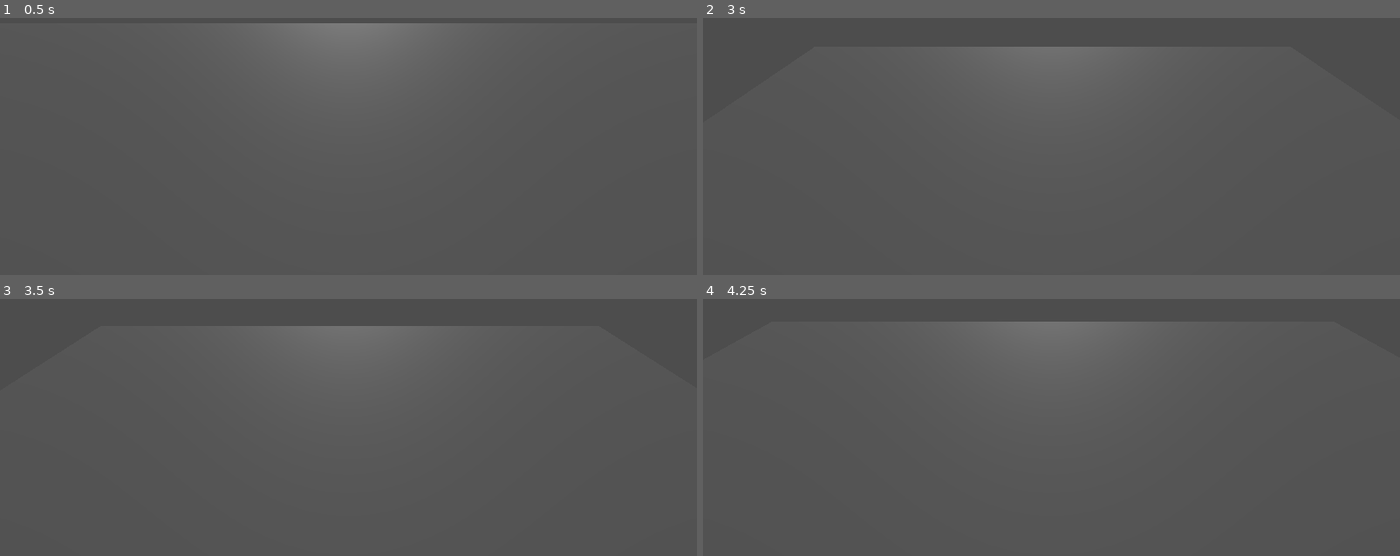
Above: before the commit, frames 1-4 (two rows, left to right).
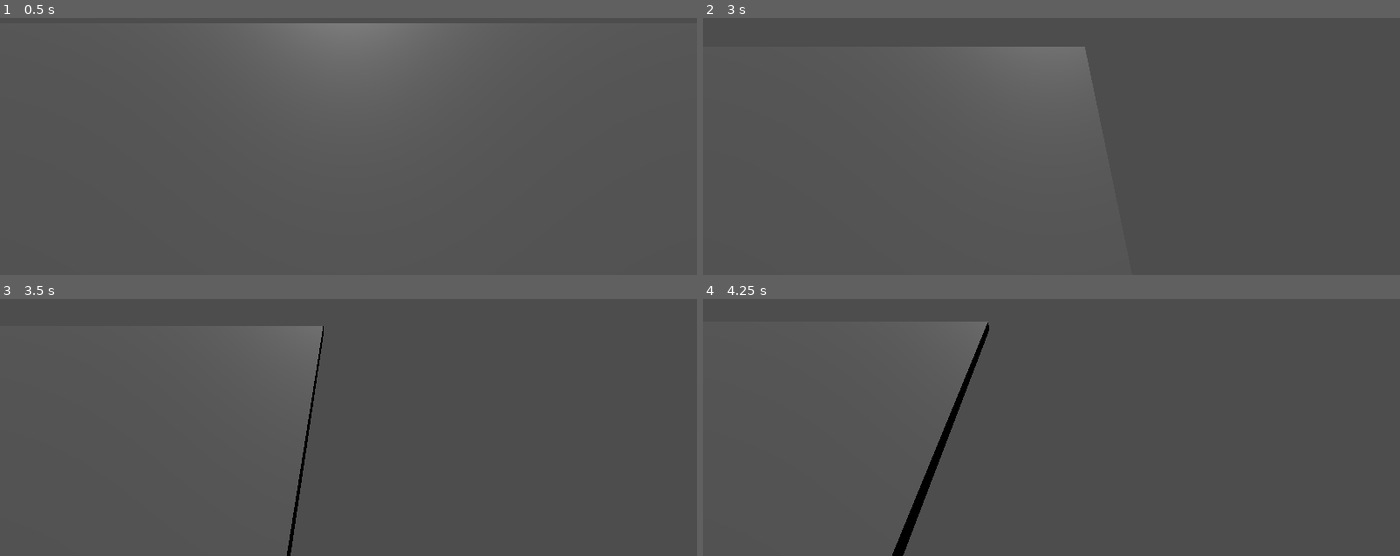
Above: after the commit, the same moments.

Repository: LitheFulminare/Abyssal-Cleaner
Game: Godot game, scene res://Test scene.tscn
Two runs of this game, one before a commit and one after it. Both use one fixed random seed, a clock stepped at 60 frames per second and the inputs below.
Inputs:
- Up to frame 1 (0.5 s): no input
- Up to frame 2 (3 s): tap Enter at 0.5, 2 s; hold D (Right) 0.53-1.28 s; tap Space at 1.25 s; hold S (Backwards) 1.28-2.03 s; hold D (Right) 2.03-2.78 s; hold W (Forward) from 2.78 s (still down)
- Up to frame 3 (3.5 s): keep holding W (Forward)
- Up to frame 4 (4.25 s): release W (Forward) at 3.53 s; hold A (Left) from 3.53 s (still down)

Frame 1 is identical in both runs. In frame 2, 0.4% of the frame differs, in the area x 54-62%, y 11-23%; in frame 3, 2.1%; in frame 4, 3.8%, in the area x 27-63%, y 8-100%.

Commit message:
strafe movement

Diff:
--- a/abyssal-cleaner-3d/character_body_3d.gd
+++ b/abyssal-cleaner-3d/character_body_3d.gd
@@ -1,23 +1,44 @@
 extends CharacterBody3D
 
 @export var max_forward_speed := 20.0
+@export var max_strafe_speed := 10.0
+
 @export var acceleration := 5.0
 @export var deceleration := 3.0
 
-var current_speed := 0.0
+var forward_speed := 0.0
+var strafe_speed := 0.0
 
 func _physics_process(delta):
-	var target_speed := 0.0
+	# Forward/backward
+	var target_forward := 0.0
 
 	if Input.is_action_pressed("Forward"):
-		target_speed = max_forward_speed
+		target_forward = max_forward_speed
 	elif Input.is_action_pressed("Backwards"):
-		target_speed = -max_forward_speed * 0.5
+		target_forward = -max_forward_speed * 0.5
 
-	var rate = acceleration if abs(target_speed) > abs(current_speed) else deceleration
+	var forward_rate = acceleration if abs(target_forward) > abs(forward_speed) else deceleration
 
-	current_speed = move_toward(current_speed, target_speed, rate * delta)
+	forward_speed = move_toward(
+	forward_speed,
+	target_forward,
+	forward_rate * delta
+	)
 
-	velocity = -transform.basis.z * current_speed
+	# Left/right
+	var target_strafe := 0.0
+
+	if Input.is_action_pressed("Right"):
+		target_strafe = max_strafe_speed
+	elif Input.is_action_pressed("Left"):
+		target_strafe = -max_strafe_speed
+
+	var strafe_rate = acceleration if abs(target_strafe) > abs(strafe_speed) else deceleration
+
+	strafe_speed = move_toward(strafe_speed,target_strafe,strafe_rate * delta)
+
+	# Movement relative to submarine rotation
+	velocity = -transform.basis.z * forward_speed + transform.basis.x * strafe_speed
 
 	move_and_slide()
